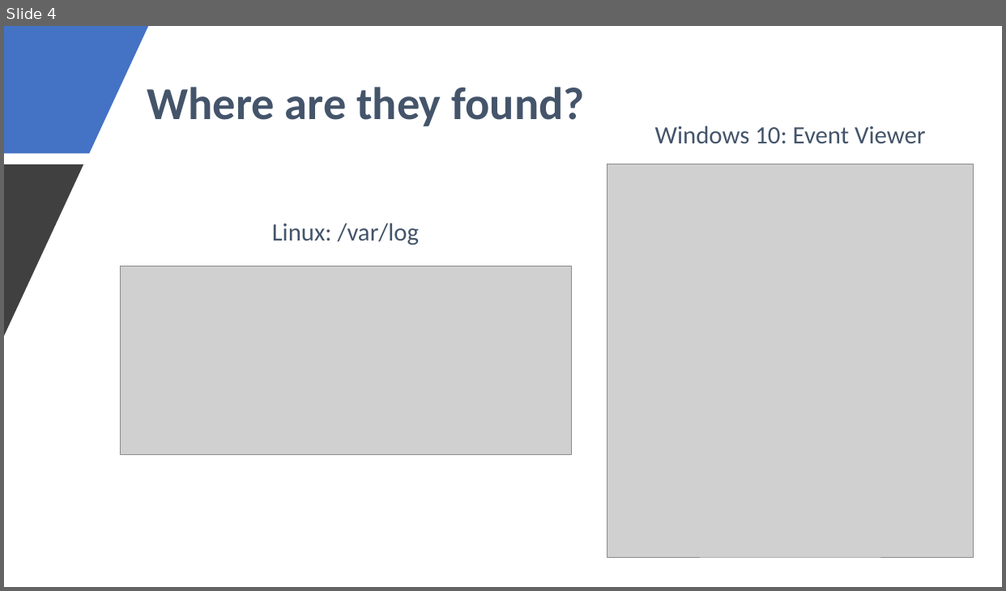
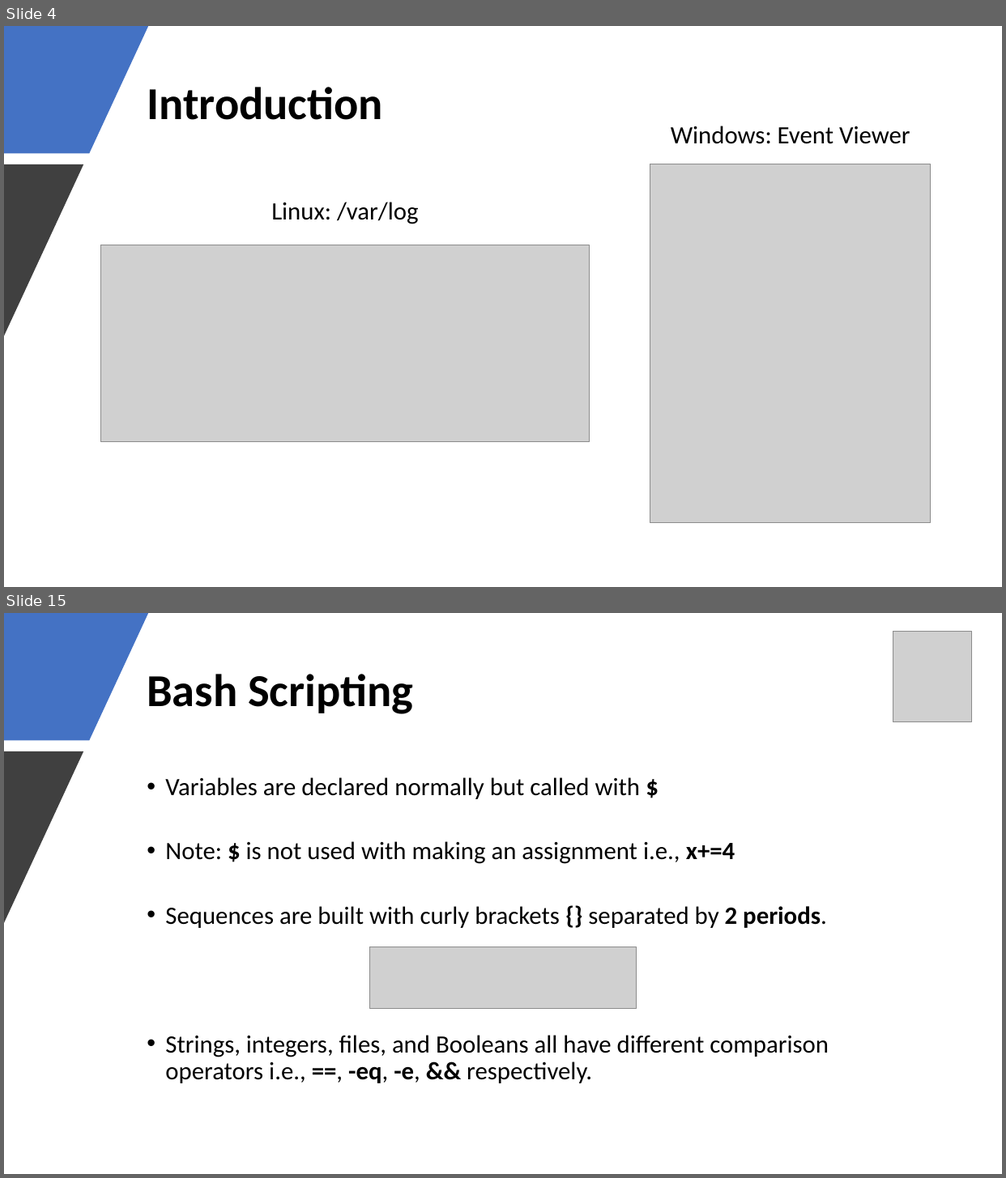
Before and after one commit to zmewshaw/cyber, a slide deck: presentations/Introduction to Log File Analysis.pptx. Shown one above the other, each under a label of ours: slide 4 before the commit, slides 4 and 15 after it; the slides between them are not shown. The pictures are 1006x591 and 1006x1178 pixels, drawn with LibreOffice and Linux fonts; fonts in the diff are those of the drawing; grey boxes stand for pictures. Boxes give left, top, right and bottom in pixels: in the first picture for what was removed or moved away, otherwise in the second. Text is boxed around its words. In the diff, an @@ line names an element or a change of style, - is before the commit and + after.

```diff
--- a/presentations/Introduction to Log File Analysis.pptx
+++ b/presentations/Introduction to Log File Analysis.pptx
@@ slide 15 added at bbox=[4, 613, 1002, 1174], background #FFFFFF @@
@@ freeform shape added at bbox=[4, 613, 148, 740], fill #4472C4 @@
@@ picture added at bbox=[893, 632, 972, 722] @@
@@ title added at bbox=[147, 674, 413, 714], 44 pt, text #000000, bold @@
+Bash Scripting
@@ freeform shape added at bbox=[4, 752, 83, 923], fill #404040 @@
@@ text added at bbox=[165, 777, 829, 1084], 24 pt, text #000000 @@
+• Variables are declared normally but called with $
+• Note: $ is not used with making an assignment i.e., x+=4
+• Sequences are built with curly brackets {} separated by 2 periods.
+• Strings, integers, files, and Booleans all have different comparison operators i.e., ==, -eq, -e, && respectively.
@@ picture added at bbox=[369, 947, 637, 1008] @@
@@ slide 4 changed as well @@
@@ title at bbox=[147, 87, 383, 120]: text changed; text colour #44546A to #000000 @@
-Where are they found?
+Introduction
@@ text at bbox=[671, 126, 910, 144]: text changed; text colour #44546A to #000000 @@
-Windows 10: Event Viewer
+Windows: Event Viewer
@@ picture: place and size @@
-picture at bbox=[607, 165, 974, 557]
+picture at bbox=[650, 165, 931, 523]
@@ text "Linux: /var/log": place and size @@
-text "Linux: /var/log" at bbox=[272, 223, 420, 246]
+text "Linux: /var/log" at bbox=[271, 202, 419, 224]
@@ text "Linux: /var/log" at bbox=[271, 202, 419, 224]: text colour #44546A to #000000 @@
@@ picture: place and size @@
-picture at bbox=[120, 267, 572, 455]
+picture at bbox=[101, 246, 590, 442]
```
Also in this commit, not shown: 5 other slides changed, 11 other slides added, 9 slides removed, 1 other file.
